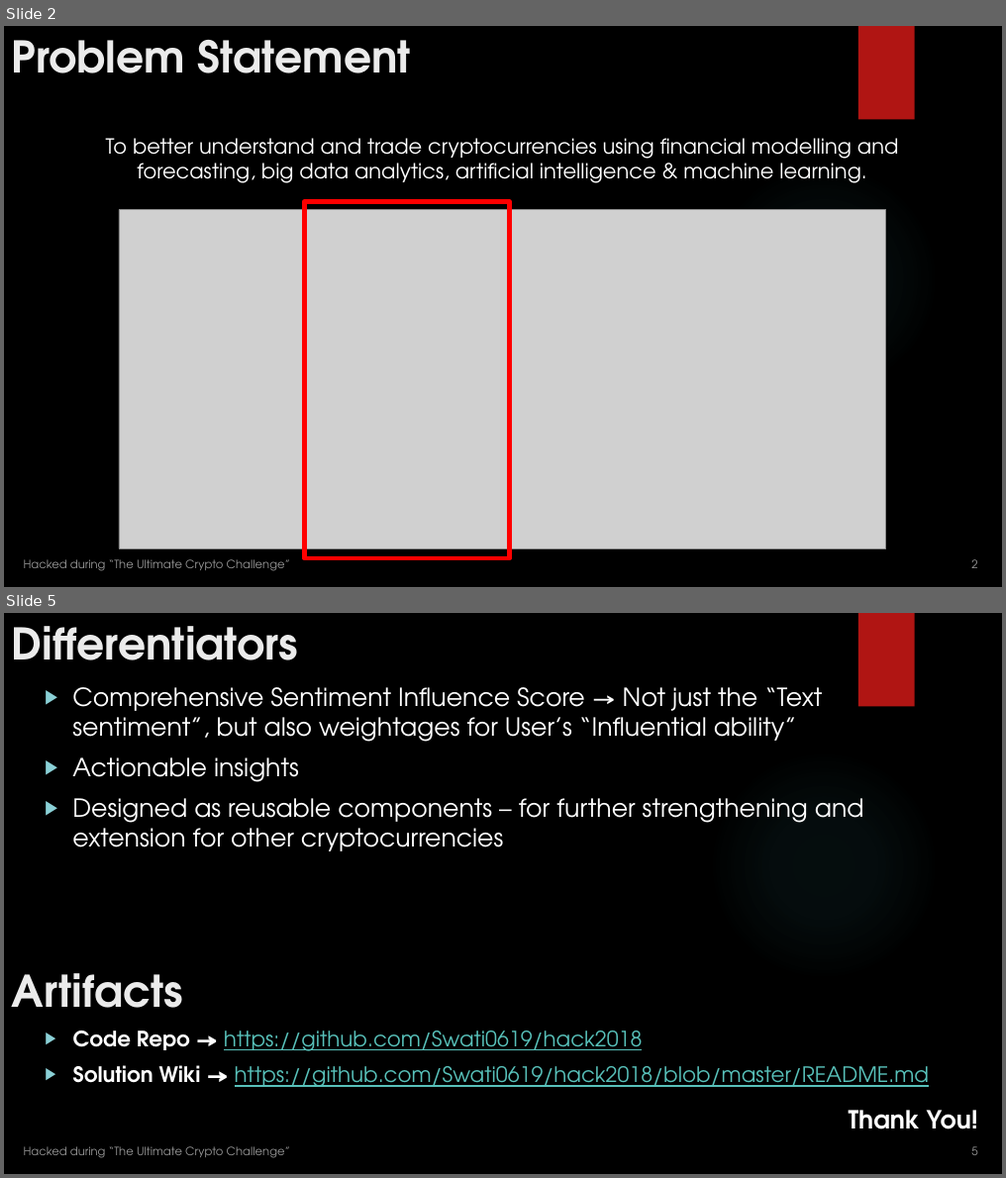
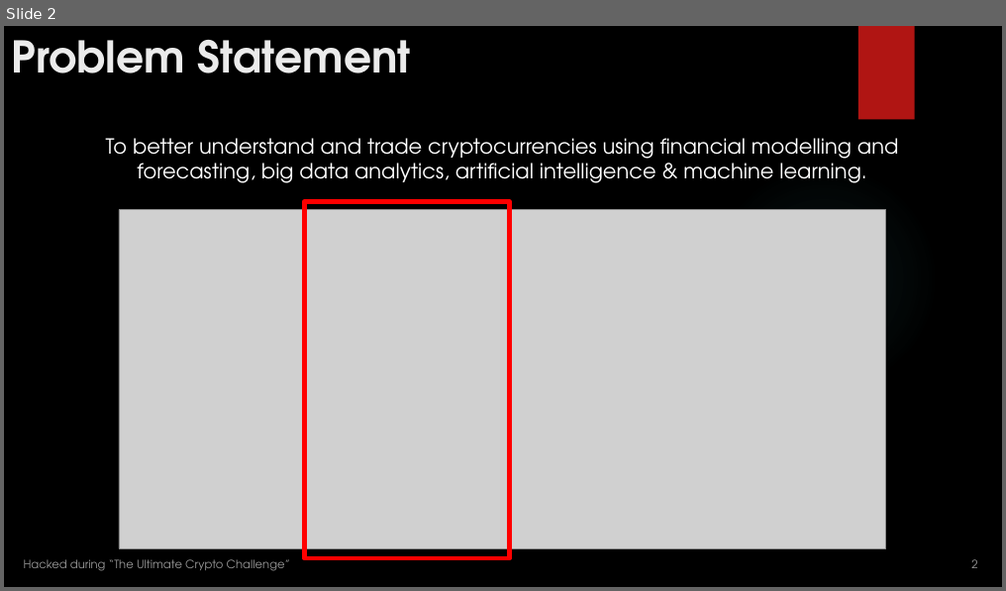
Before and after one commit to Swati0619/Hack2018, a slide deck: The Ultimate Crypto Challenge - Dodgy Coders.pptx. Shown one above the other, each under a label of ours: slides 2 and 5 before the commit, slide 2 after it; the slides between them are not shown. The pictures are 1006x1178 and 1006x591 pixels, drawn with LibreOffice and Linux fonts; fonts in the diff are those of the drawing; grey boxes stand for pictures; background and template pictures are left out. Boxes give left, top, right and bottom in pixels: in the first picture for what was removed or moved away, otherwise in the second. Text is boxed around its words. In the diff, an @@ line names an element or a change of style, - is before the commit and + after.

```diff
--- a/The Ultimate Crypto Challenge - Dodgy Coders.pptx
+++ b/The Ultimate Crypto Challenge - Dodgy Coders.pptx
@@ slide 5 removed at bbox=[4, 613, 1002, 1174], background picture (left out); not listed: 2 template elements that a slide beside it also shows @@
@@ title removed at bbox=[12, 626, 299, 661] @@
-Differentiators
@@ text removed at bbox=[72, 687, 864, 852] @@
-▶ Comprehensive Sentiment Influence Score → Not just the “Text sentiment”, but also weightages for User’s “Influential ability”
-▶ Actionable insights
-▶ Designed as reusable components – for further strengthening and extension for other cryptocurrencies
@@ text removed at bbox=[12, 973, 184, 1008] @@
-Artifacts
@@ text removed at bbox=[73, 1031, 929, 1087] @@
-▶ Code Repo → https://github.com/Swati0619/hack2018
-▶ Solution Wiki → https://github.com/Swati0619/hack2018/blob/master/README.md
@@ text removed at bbox=[848, 1110, 978, 1130] @@
-Thank You!
@@ text removed at bbox=[24, 1147, 290, 1158] @@
-Hacked during “The Ultimate Crypto Challenge”
@@ page number removed at bbox=[971, 1147, 977, 1156] @@
-5
```
Also in this commit, not shown: 3 slides changed.
